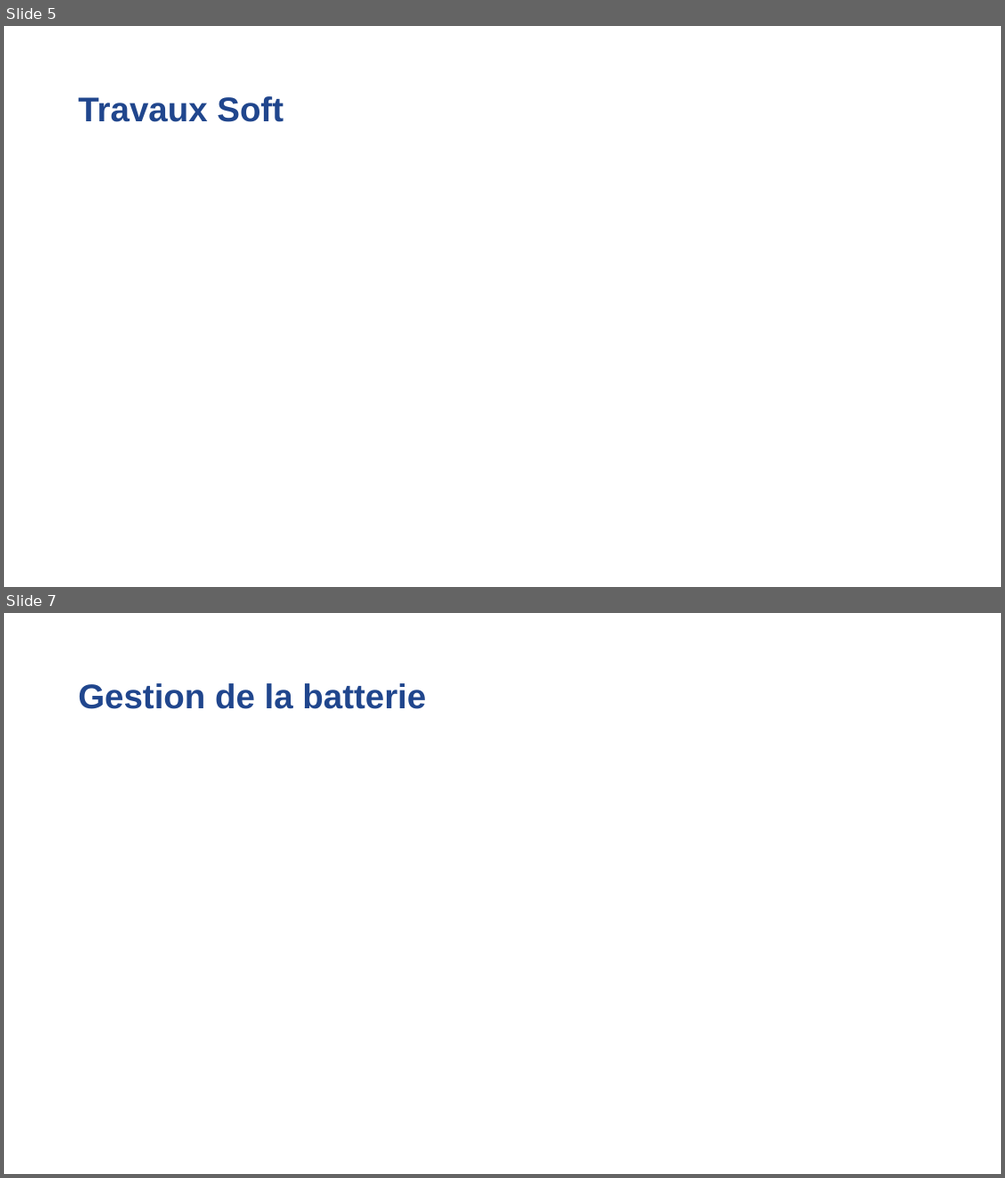
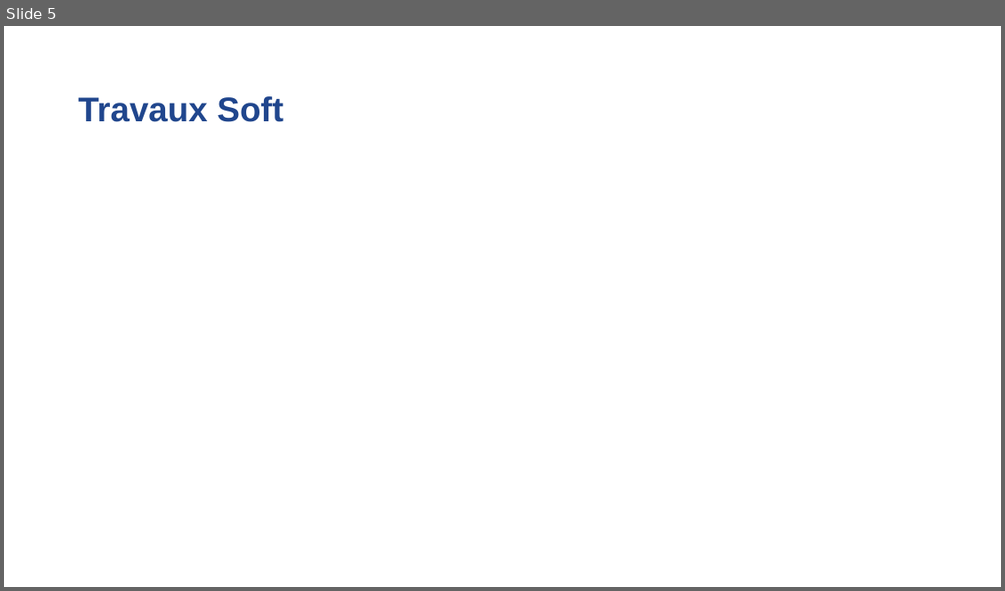
Before and after one commit to Laffargue-ElsysDesign/Robot_Surveillance_V3, a slide deck: GestionDeProjet/Reunions/Reunion 20_05_2022/Reunion_avancement20_05_22.pptx. Shown one above the other, each under a label of ours: slides 5 and 7 before the commit, slide 5 after it; the slides between them are not shown. The pictures are 1005x1178 and 1005x591 pixels, drawn with LibreOffice and Linux fonts; fonts in the diff are those of the drawing; background and template pictures are left out. Boxes give left, top, right and bottom in pixels: in the first picture for what was removed or moved away, otherwise in the second. Text is boxed around its words. In the diff, an @@ line names an element or a change of style, - is before the commit and + after.

Commit message:
reu

```diff
--- a/GestionDeProjet/Reunions/Reunion 20_05_2022/Reunion_avancement20_05_22.pptx
+++ b/GestionDeProjet/Reunions/Reunion 20_05_2022/Reunion_avancement20_05_22.pptx
@@ slide 7 removed at (x1=4, y1=613, x2=1001, y2=1174), background #FFFFFF @@
@@ title removed at (x1=78, y1=683, x2=426, y2=709) @@
-Gestion de la batterie
```
Also in this commit, not shown: 2 slides changed, 4 slides added.
